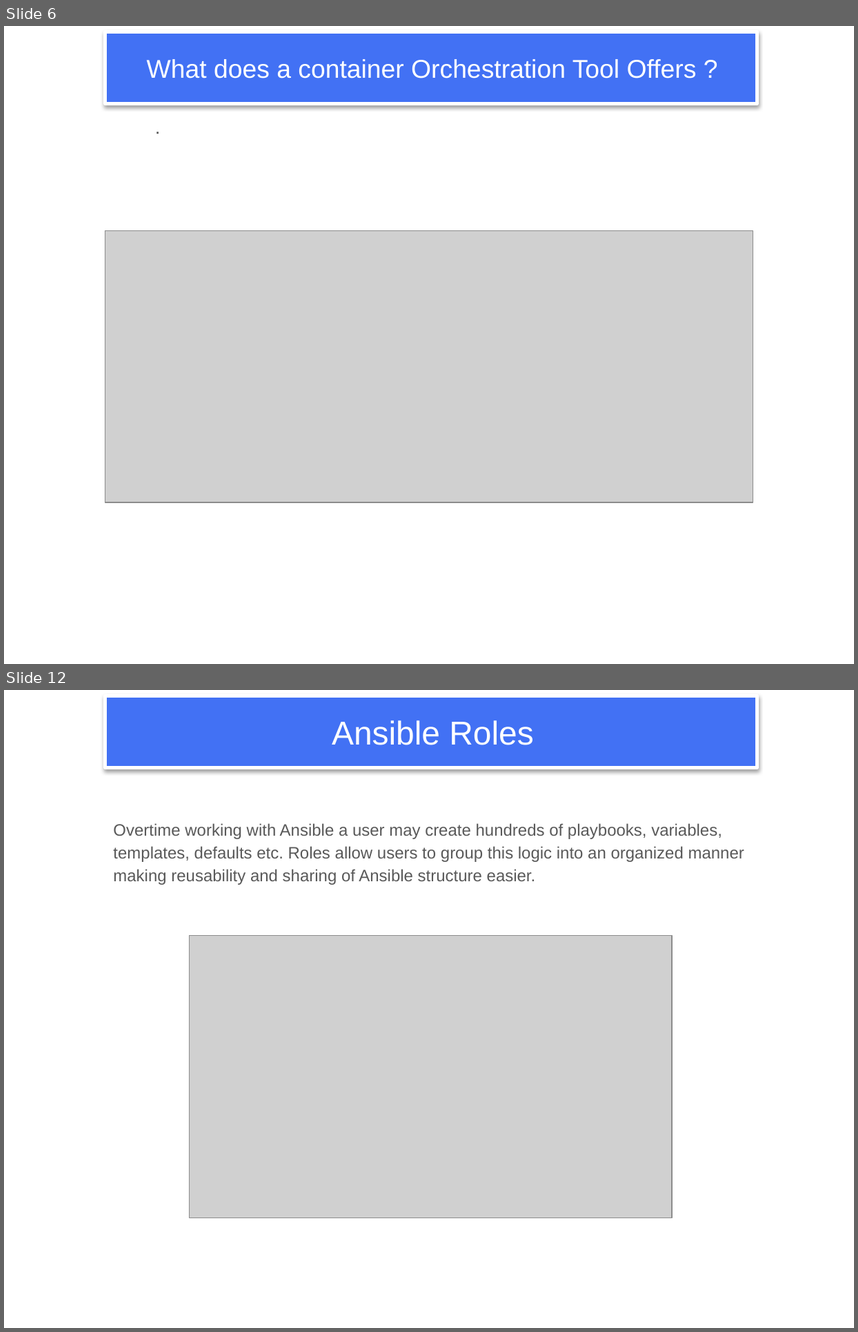
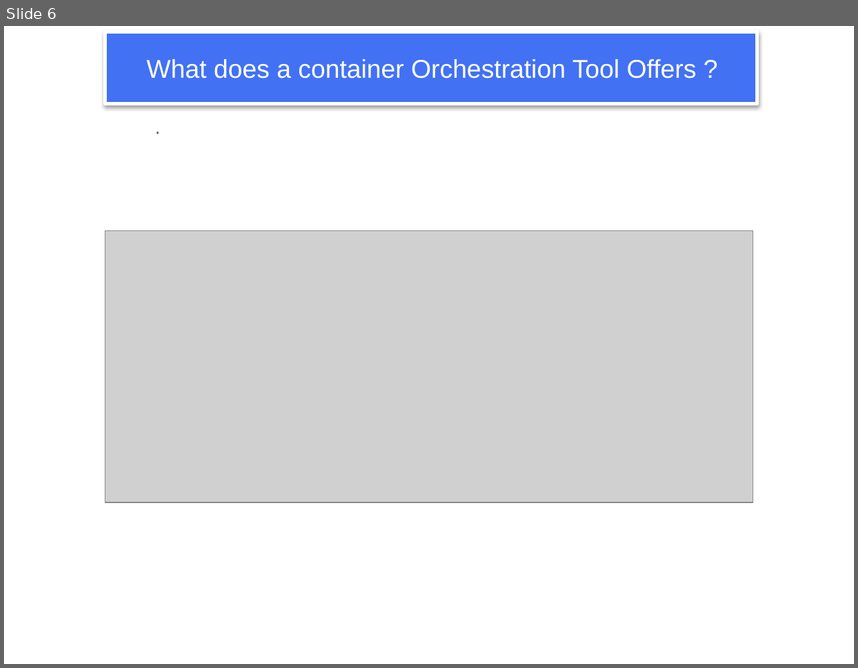
Before and after one commit to NubeEra-Abad/EmpDailyActivities, a slide deck: Module 12_Kubernetes Overview_Container Orchestration/06_Introduction to Kubernetes.pptx. Shown one above the other, each under a label of ours: slides 6 and 12 before the commit, slide 6 after it; the slides between them are not shown. The pictures are 858x1332 and 858x668 pixels, drawn with LibreOffice and Linux fonts; fonts in the diff are those of the drawing; grey boxes stand for pictures; background and template pictures are left out. Boxes give left, top, right and bottom in pixels: in the first picture for what was removed or moved away, otherwise in the second. Text is boxed around its words. In the diff, an @@ line names an element or a change of style, - is before the commit and + after.

```diff
--- a/Module 12_Kubernetes Overview_Container Orchestration/06_Introduction to Kubernetes.pptx
+++ b/Module 12_Kubernetes Overview_Container Orchestration/06_Introduction to Kubernetes.pptx
@@ slide 12 removed at [4, 690, 854, 1328], background #FFFFFF; not listed: 1 template element that a slide beside it also shows @@
@@ title removed at [332, 720, 533, 745] @@
-Ansible Roles
@@ text removed at [113, 823, 744, 885] @@
-Overtime working with Ansible a user may create hundreds of playbooks, variables, templates, defaults etc. Roles allow users to group this logic into an organized manner making reusability and sharing of Ansible structure easier.
@@ picture removed at [190, 935, 672, 1217] @@
```
Also in this commit, not shown: 1 slide changed, 11 slides added, 5 other slides removed, 3 other files.
